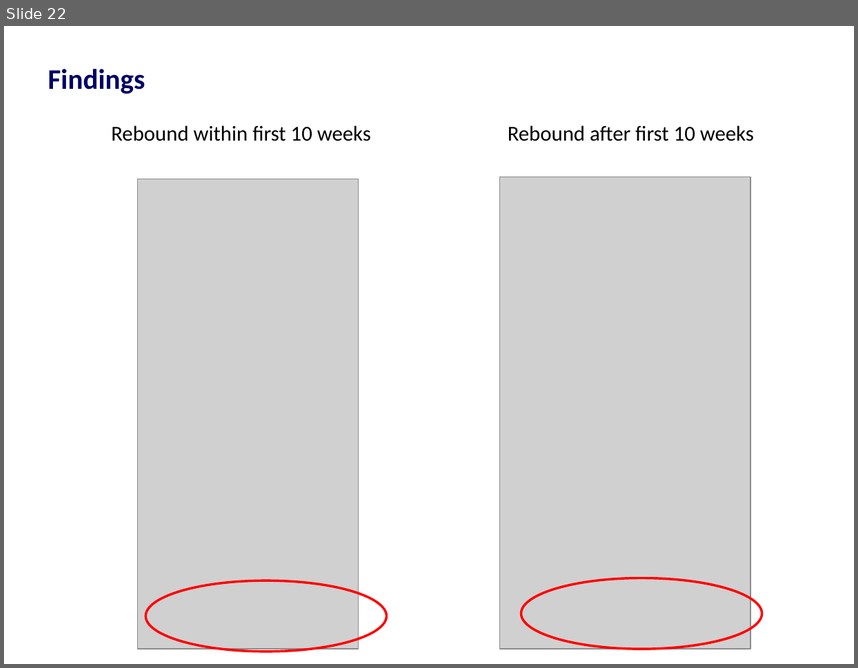
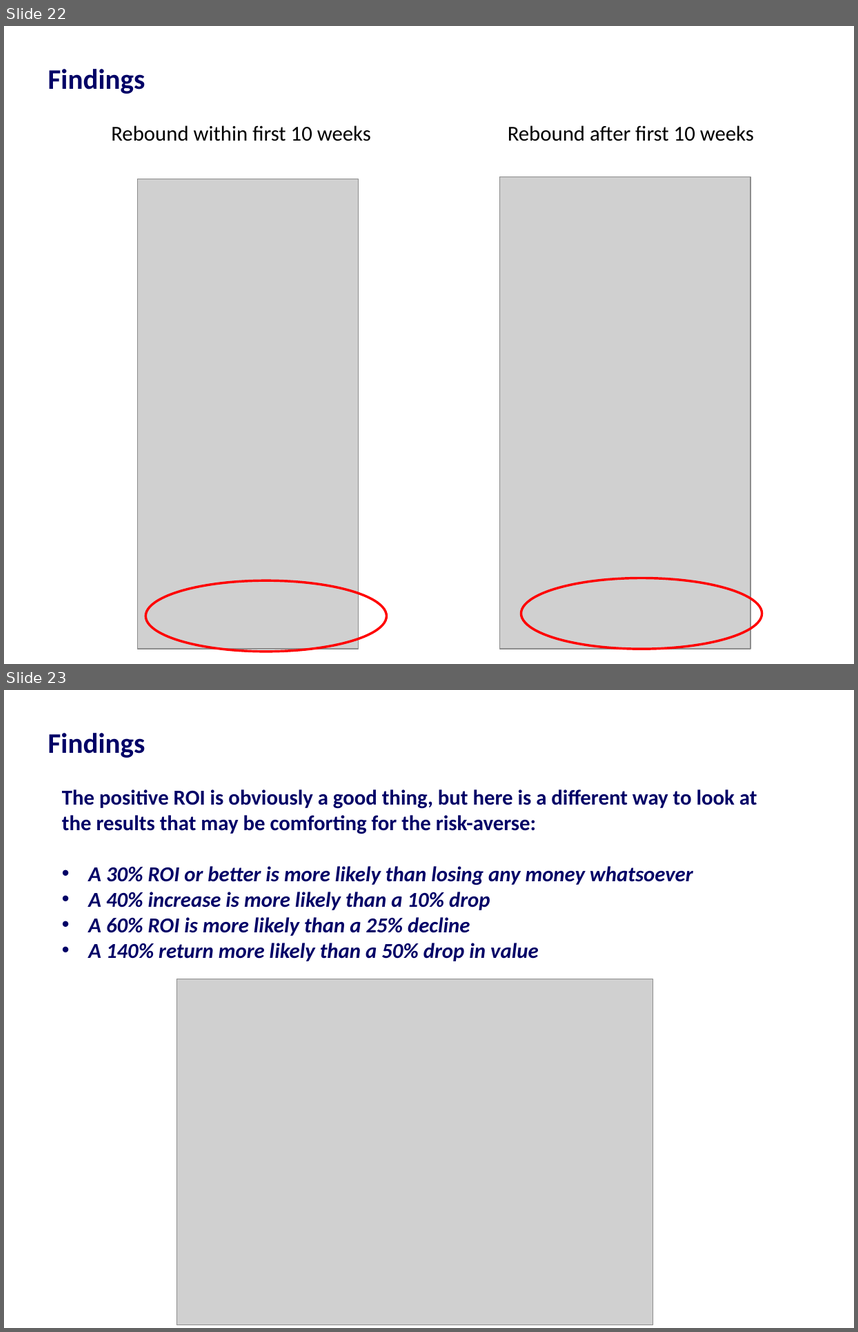
Before and after one commit to harshil753/Bounce_Back, a slide deck: Bounce_Back 24012018v1.pptx. Shown one above the other, each under a label of ours: slide 22 before the commit, slides 22 and 23 after it. The pictures are 858x668 and 858x1332 pixels, drawn with LibreOffice and Linux fonts; fonts in the diff are those of the drawing; grey boxes stand for pictures. Boxes give left, top, right and bottom in pixels: in the first picture for what was removed or moved away, otherwise in the second. Text is boxed around its words. In the diff, an @@ line names an element or a change of style, - is before the commit and + after.

Commit message:
Sean - Added content to Findings slides of PPT

```diff
--- a/Bounce_Back 24012018v1.pptx
+++ b/Bounce_Back 24012018v1.pptx
@@ slide 23 added at [4,690,854,1328], background #FFFFFF @@
@@ title added at [48,733,145,758], 24 pt, text #000066, bold @@
+Findings
@@ text added at [62,789,757,961], 18 pt, text #000066, bold, italic @@
+The positive ROI is obviously a good thing, but here is a different way to look at the results that may be comforting for the risk-averse:
+• A 30% ROI or better is more likely than losing any money whatsoever
+• A 40% increase is more likely than a 10% drop
+• A 60% ROI is more likely than a 25% decline
+• A 140% return more likely than a 50% drop in value
@@ picture added at [176,979,653,1325] @@
```
Also in this commit, not shown: 6 slides changed, 1 slide removed.
